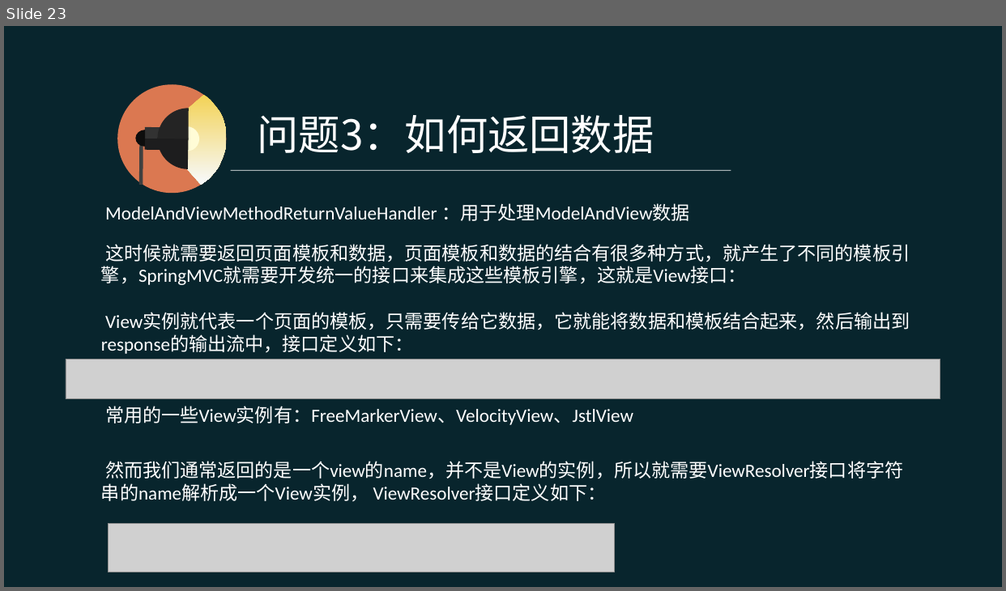
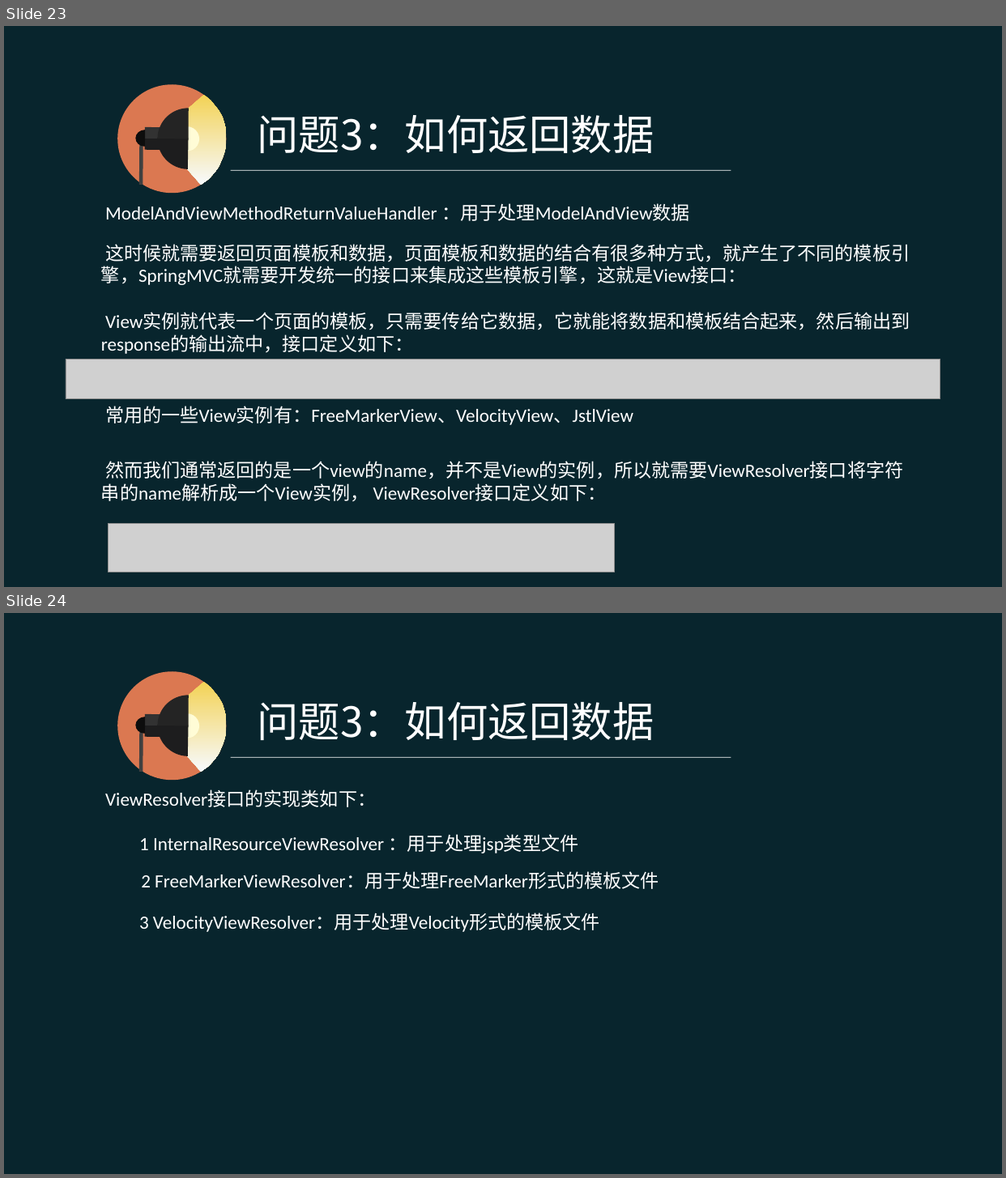
Before and after one commit to pingpangkuangmo/blog, a slide deck: 2015-4/SpringMVC的设计分享.ppt. Shown one above the other, each under a label of ours: slide 23 before the commit, slides 23 and 24 after it. The pictures are 1006x591 and 1006x1178 pixels, drawn with LibreOffice and Linux fonts; fonts in the diff are those of the drawing; grey boxes stand for pictures. Boxes give left, top, right and bottom in pixels: in the first picture for what was removed or moved away, otherwise in the second. Text is boxed around its words. In the diff, an @@ line names an element or a change of style, - is before the commit and + after.

```diff
--- a/2015-4/SpringMVC的设计分享.ppt
+++ b/2015-4/SpringMVC的设计分享.ppt
@@ slide 24 added at (x1=4, y1=613, x2=1002, y2=1174), background #08252D @@
@@ text added at (x1=258, y1=701, x2=654, y2=740), 40 pt, text #FFFFFF @@
+问题3：如何返回数据
@@ group added at (x1=117, y1=671, x2=227, y2=781): 5 freeform shapes, 2 rectangles, 1 ellipse, 1 line @@
@@ line added from (231, 757) to (731, 757), #FFFFFF 0.51 pt @@
@@ text added at (x1=105, y1=790, x2=376, y2=807), 18 pt, text #FFFFFF @@
+ViewResolver接口的实现类如下：
@@ text added at (x1=139, y1=834, x2=579, y2=854), 18 pt, text #FFFFFF @@
+1 InternalResourceViewResolver ：用于处理jsp类型文件
@@ text added at (x1=141, y1=871, x2=658, y2=889), 18 pt, text #FFFFFF @@
+2 FreeMarkerViewResolver：用于处理FreeMarker形式的模板文件
@@ text added at (x1=139, y1=914, x2=600, y2=932), 18 pt, text #FFFFFF @@
+3 VelocityViewResolver：用于处理Velocity形式的模板文件
```
Also in this commit, not shown: 22 other slides changed, 2 other slides added.
